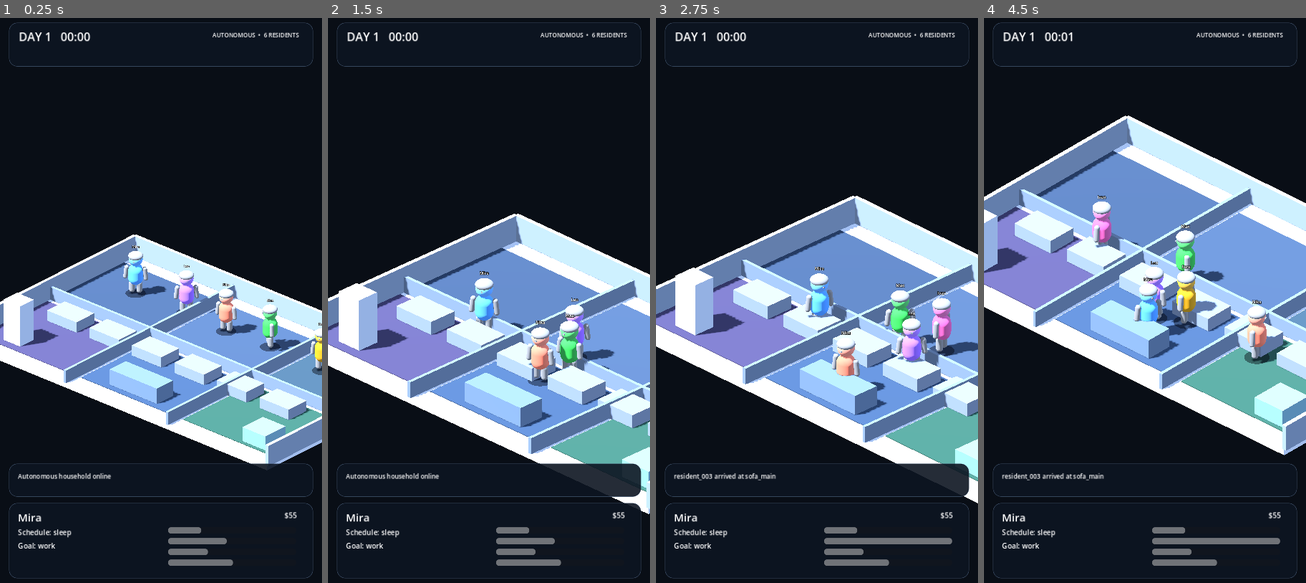
Above: before the commit, frames 1-4 (left to right).
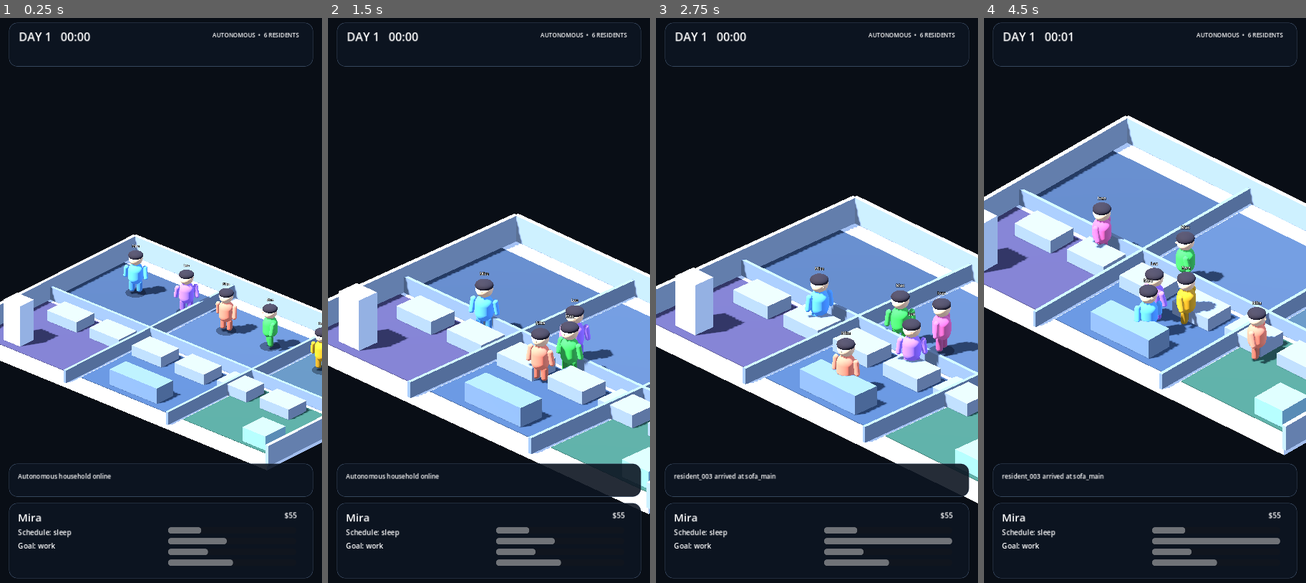
Above: after the commit, the same moments.

Repository: motomotoo2001-maker/lifebox-live
Game: Godot game, scene res://scenes/debug/visual_showcase.tscn
Same seed, same stepped clock (60 frames per second), same inputs: the game is played once before the commit and once after it. The project has no main scene, so this scene is started directly.
Inputs:
- Up to frame 1 (0.25 s): no input
- Up to frame 2 (1.5 s): no input
- Up to frame 3 (2.75 s): no input
- Up to frame 4 (4.5 s): no input

The runs differ from the first frame. In frame 1, 1.1% of the frame differs, in the area x 38-100%, y 40-64%; in frame 2, 1.3%; in frame 3, 1.3%; in frame 4, 2.0%, in the area x 33-95%, y 31-62%.

Commit message:
art: add humanized resident materials and motion

Diff:
--- a/scripts/presentation/characters/resident_actor_3d.gd
+++ b/scripts/presentation/characters/resident_actor_3d.gd
@@ -13,6 +13,12 @@
 @onready var head_mesh: MeshInstance3D = $Visuals/Head
 @onready var shadow_mesh: MeshInstance3D = $Visuals/Shadow
 @onready var name_label: Label3D = $Visuals/NameLabel
+@onready var leg_left: MeshInstance3D = $Visuals/LegLeft
+@onready var leg_right: MeshInstance3D = $Visuals/LegRight
+@onready var arm_left: MeshInstance3D = $Visuals/ArmLeft
+@onready var arm_right: MeshInstance3D = $Visuals/ArmRight
+@onready var hair_mesh: MeshInstance3D = $Visuals/Hair
+@onready var nose_mesh: MeshInstance3D = $Visuals/Nose
 
 var _character_id: StringName = &""
 var _pending_target: Vector3 = Vector3.ZERO
@@ -20,6 +26,7 @@
 var _has_target: bool = false
 var _target_applied: bool = false
 var _display_name: String = "Resident"
+var _visual_time: float = 0.0
 
 func _ready() -> void:
 	navigation_agent.velocity_computed.connect(_on_velocity_computed)
@@ -46,7 +53,6 @@
 	if not _is_finite_vector(target):
 		_fail_movement()
 		return
-
 	_pending_target = target
 	_arrival_radius = _sanitize_radius(arrival_radius)
 	_has_target = true
@@ -59,7 +65,10 @@
 	if is_instance_valid(navigation_agent):
 		navigation_agent.velocity = Vector3.ZERO
 
-func _physics_process(_delta: float) -> void:
+func _physics_process(delta: float) -> void:
+	_visual_time += delta
+	_animate_visuals()
+
 	if not _has_target:
 		return
 	if not is_instance_valid(navigation_agent):
@@ -92,6 +101,20 @@
 	else:
 		_on_velocity_computed(desired_velocity)
 
+func _animate_visuals() -> void:
+	if not is_instance_valid(visuals):
+		return
+
+	var moving: bool = _has_target or velocity.length_squared() > 0.01
+	var frequency := 8.0 if moving else 2.0
+	var amplitude := 0.035 if moving else 0.012
+	visuals.position.y = sin(_visual_time * frequency) * amplitude
+
+	if is_instance_valid(arm_left) and is_instance_valid(arm_right):
+		var swing := sin(_visual_time * frequency) * 0.22 if moving else 0.0
+		arm_left.rotation.x = swing
+		arm_right.rotation.x = -swing
+
 func _on_velocity_computed(safe_velocity: Vector3) -> void:
 	if not _has_target:
 		return
@@ -107,24 +130,42 @@
 		return
 	visuals.rotation.y = atan2(-planar.x, -planar.z)
 
+func _material(
+	color: Color,
+	roughness: float = 0.82
+) -> StandardMaterial3D:
+	var material := StandardMaterial3D.new()
+	material.albedo_color = color
+	material.roughness = roughness
+	return material
+
 func _apply_visual_style() -> void:
 	if not is_instance_valid(body_mesh):
 		return
 
-	var body_material := StandardMaterial3D.new()
-	body_material.albedo_color = resident_color
-	body_material.roughness = 0.82
-	body_mesh.material_override = body_material
+	body_mesh.material_override = _material(resident_color, 0.78)
+	var lower := resident_color.darkened(0.2)
+
+	for mesh in [leg_left, leg_right]:
+		if is_instance_valid(mesh):
+			mesh.material_override = _material(lower, 0.88)
+
+	for mesh in [arm_left, arm_right]:
+		if is_instance_valid(mesh):
+			mesh.material_override = _material(
+				resident_color.lightened(0.03),
+				0.82
+			)
 
 	if is_instance_valid(head_mesh):
-		var head_material := StandardMaterial3D.new()
-		head_material.albedo_color = resident_color.lightened(0.14)
-		head_material.roughness = 0.78
-		head_mesh.material_override = head_material
+		head_mesh.material_override = _material(Color("efc19c"), 0.72)
+	if is_instance_valid(nose_mesh):
+		nose_mesh.material_override = _material(Color("dfa982"), 0.78)
+	if is_instance_valid(hair_mesh):
+		hair_mesh.material_override = _material(Color("2b2630"), 0.86)
 
 	if is_instance_valid(shadow_mesh):
-		var shadow_material := StandardMaterial3D.new()
-		shadow_material.albedo_color = Color(0.02, 0.03, 0.05, 0.42)
+		var shadow_material := _material(Color(0.02, 0.03, 0.05, 0.34), 1.0)
 		shadow_material.transparency = BaseMaterial3D.TRANSPARENCY_ALPHA
 		shadow_material.shading_mode = BaseMaterial3D.SHADING_MODE_UNSHADED
 		shadow_mesh.material_override = shadow_material
